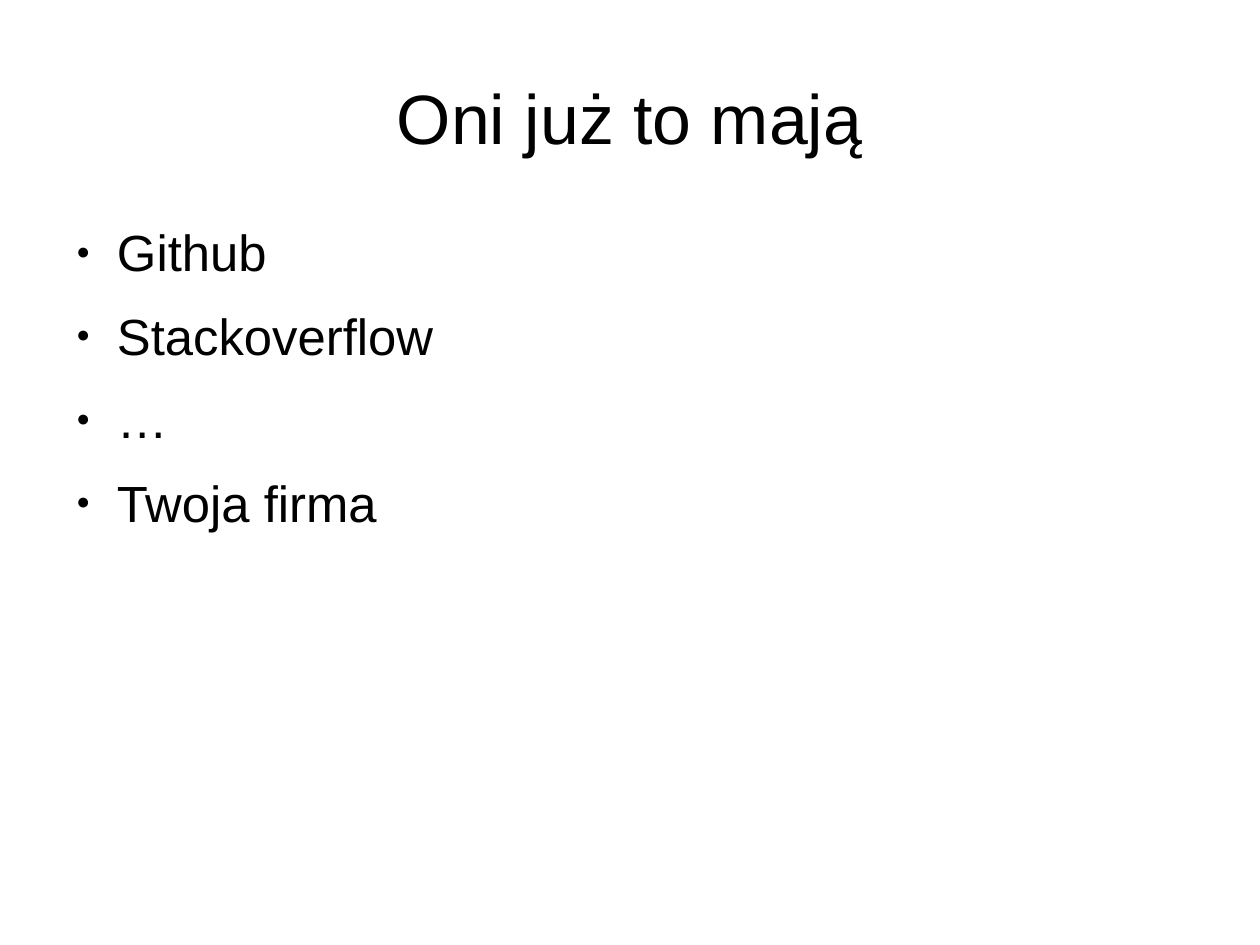
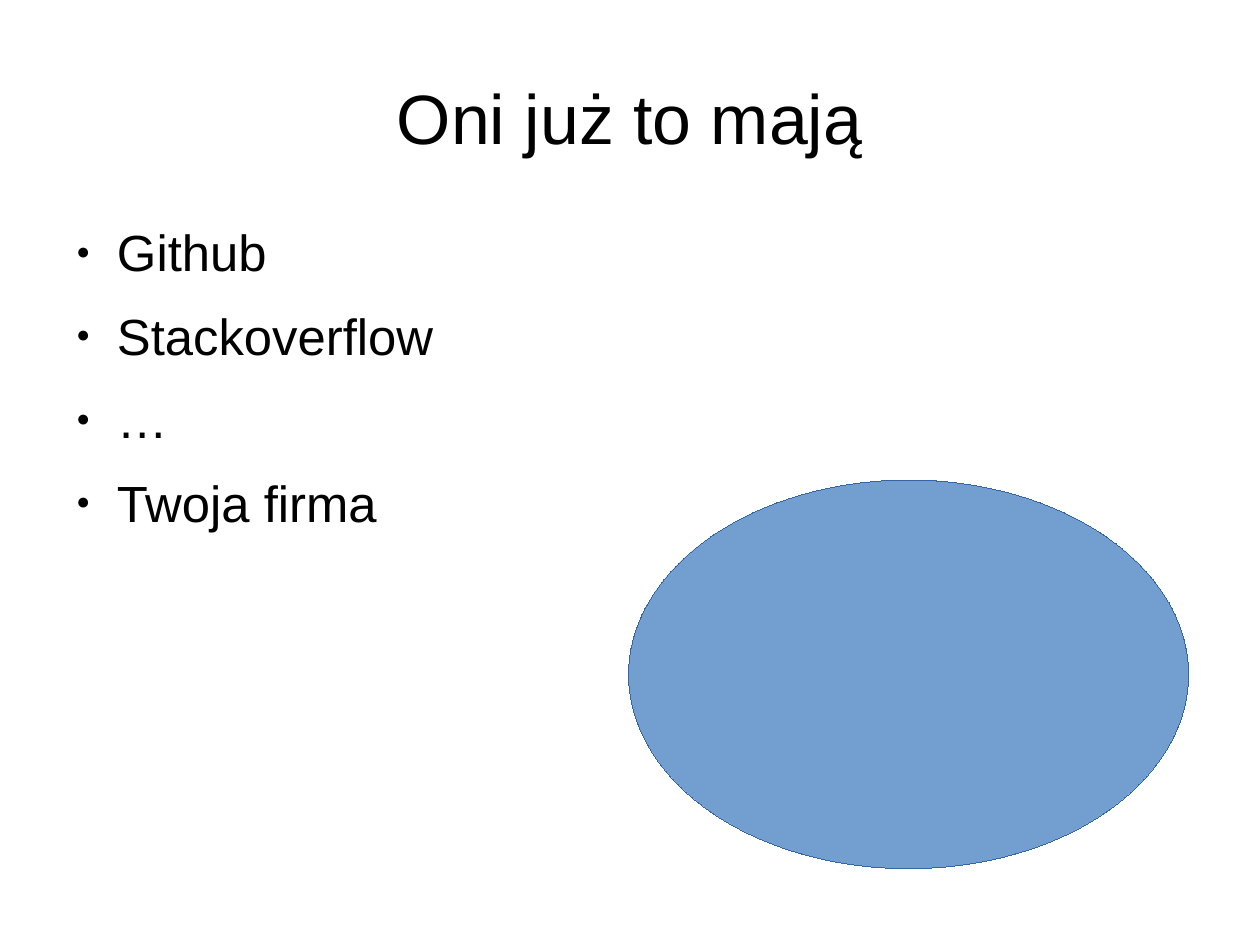
Before and after one commit to lukaszkuczynski/nieszukaj, a slide deck: slide 7 of znajduj.odp. Drawn at 1260x945 pixels with LibreOffice and Linux fonts; fonts in the diff are those of the drawing. Boxes give left, top, right and bottom in pixels: in the first picture for what was removed or moved away, otherwise in the second. Text is boxed around its words. In the diff, an @@ line names an element or a change of style, - is before the commit and + after.

```diff
--- a/znajduj.odp
+++ b/znajduj.odp
@@ ellipse added at <box>629,480,1189,869</box>, fill #729FCF, outline #3465A4 0 pt @@
```
Also in this commit, not shown: 2 other slides changed, 6 other files.
